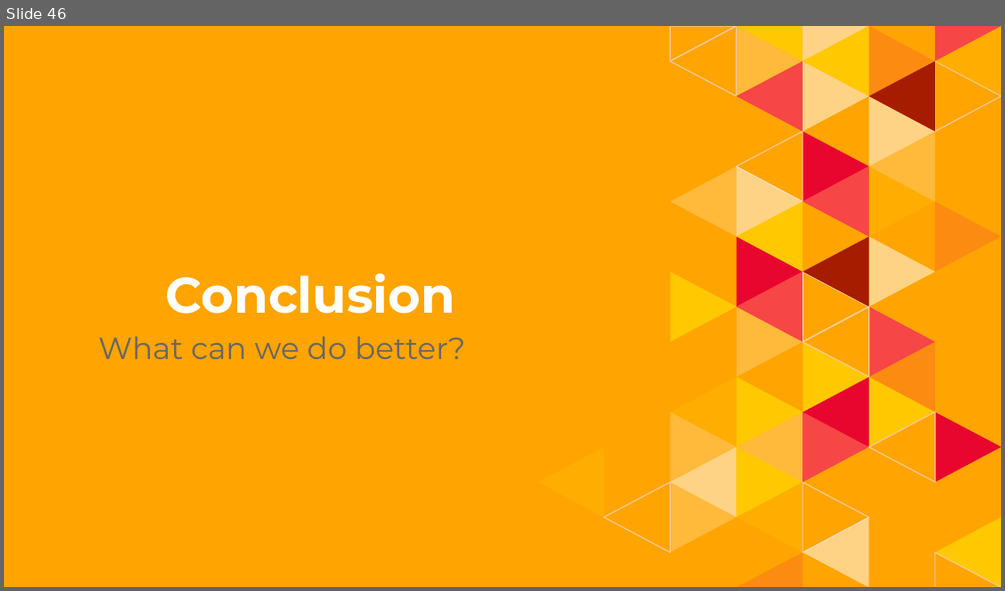
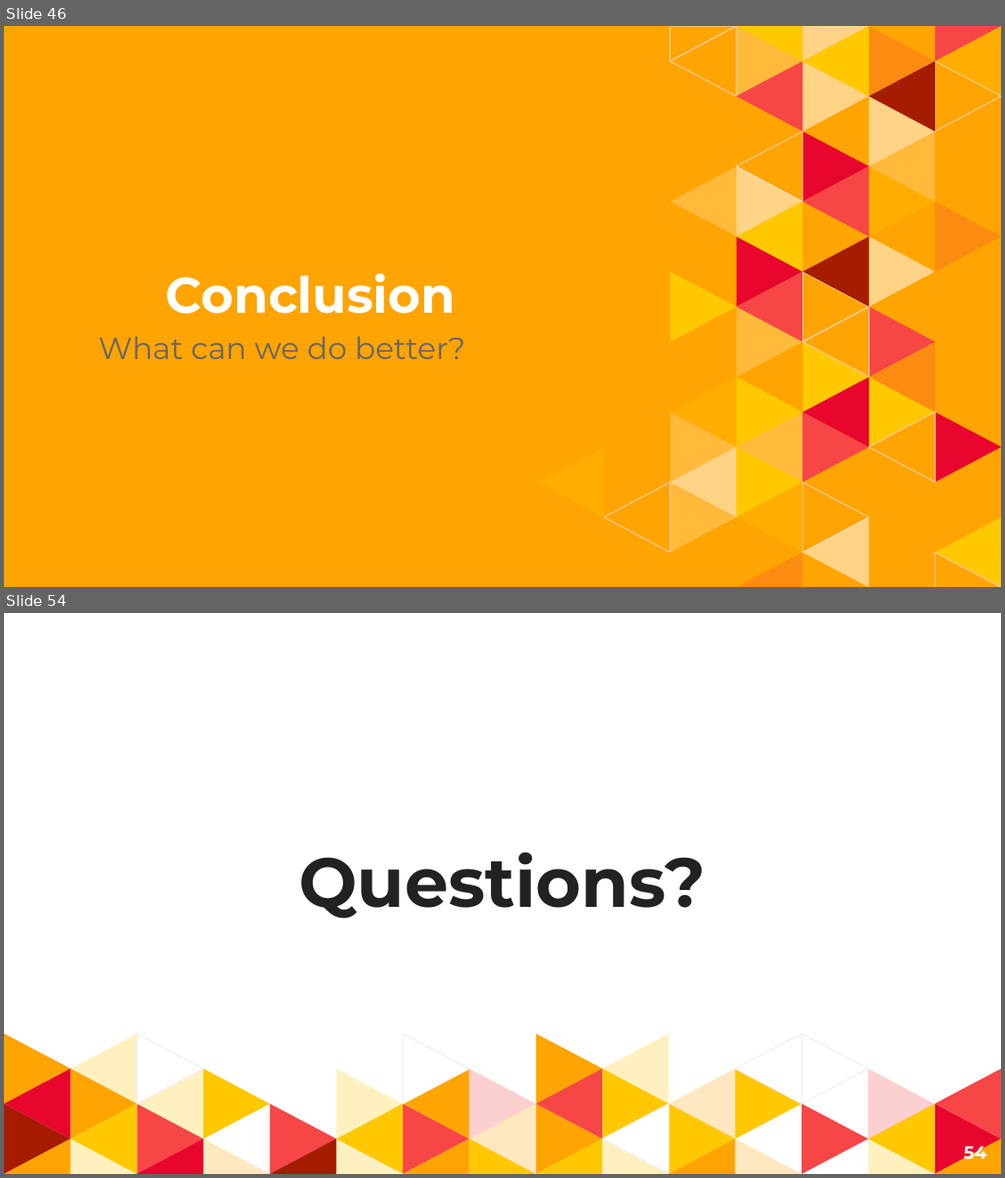
Before and after one commit to jonwiseman/DS300, a slide deck: Docs/Wiseman Final Project Presentation.pptx. Shown one above the other, each under a label of ours: slide 46 before the commit, slides 46 and 54 after it; the slides between them are not shown. The pictures are 1005x591 and 1005x1178 pixels, drawn with LibreOffice and Linux fonts; fonts in the diff are those of the drawing. Boxes give left, top, right and bottom in pixels: in the first picture for what was removed or moved away, otherwise in the second. Text is boxed around its words. In the diff, an @@ line names an element or a change of style, - is before the commit and + after.

```diff
--- a/Docs/Wiseman Final Project Presentation.pptx
+++ b/Docs/Wiseman Final Project Presentation.pptx
@@ slide 54 added at <box>4,613,1001,1174</box>, background #FFFFFF @@
@@ title added at <box>299,852,705,918</box>, 50 pt, text #222222, bold @@
+Questions?
@@ group added at <box>4,1034,1001,1173</box>: 48 freeform shapes @@
@@ page number added at <box>963,1142,987,1165</box>, 13 pt, text #FFFFFF, bold @@
+54
```
Also in this commit, not shown: 1 slide changed, 7 other slides added.
